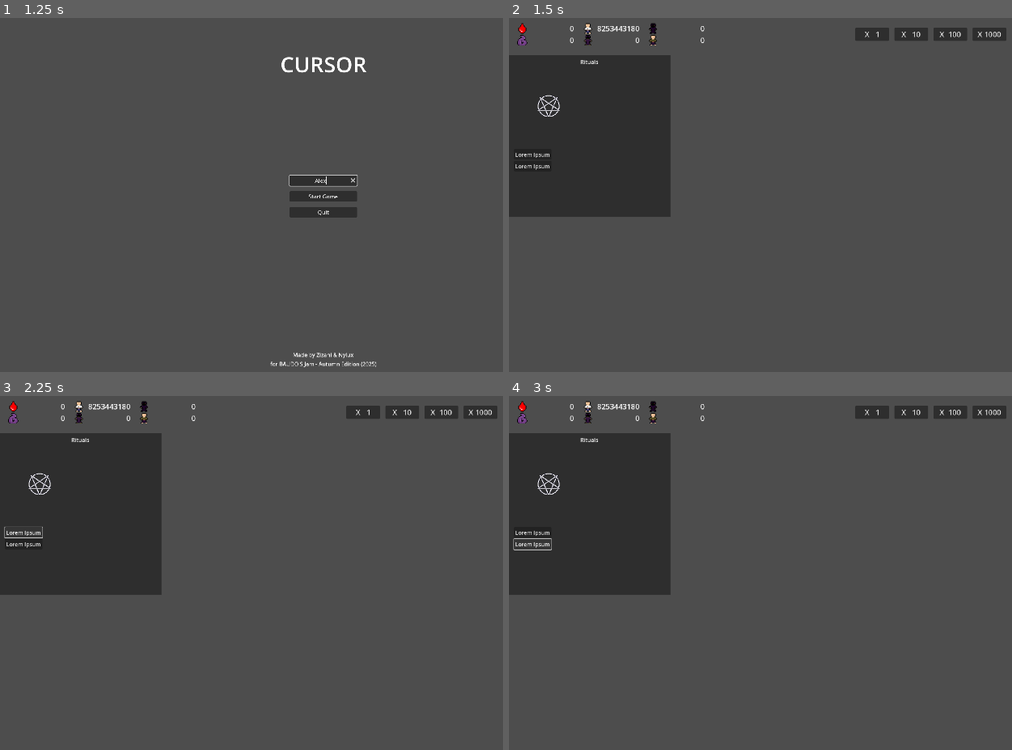
Above: before the commit, frames 1-4 (two rows, left to right).
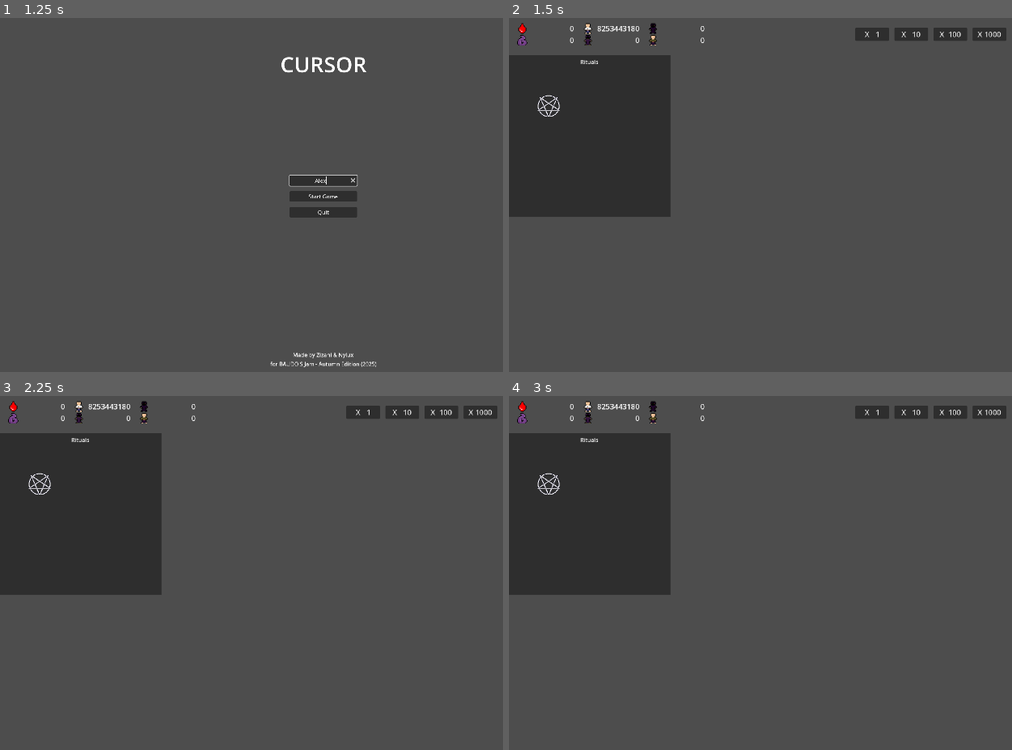
Above: after the commit, the same moments.

Repository: Nylux/CursedClicker
Game: Godot game, scene res://Scenes/main_menu.tscn
Two runs of this game, one before a commit and one after it. Both use one fixed random seed, a clock stepped at 60 frames per second and the inputs below.
Inputs (mouse positions are in pixels of both pictures, inside the frame that each line leads up to):
- Up to frame 1 (1.25 s): click (321, 180) at 0.52 s; type "Alex" at 0.6 s
- Up to frame 2 (1.5 s): click "Start Game" at 1.25 s
- Up to frame 3 (2.25 s): click (25, 534) at 2 s, where only the run before the commit has a clickable "Lorem Ipsum"
- Up to frame 4 (3 s): click (534, 544) at 2.75 s, where only the run before the commit has a clickable "Lorem Ipsum"

Frame 1 is identical in both runs. In frame 2, less than 0.1% of the frame differs, in the area x 1-9%, y 38-43%; in frame 3, 0.1%; in frame 4, 0.1%, in the area x 0-9%, y 38-44%.

Commit message:
[Minor] buttons

Diff:
--- a/Scenes/game.tscn
+++ b/Scenes/game.tscn
@@ -226,7 +226,7 @@
 [node name="SubViewport" parent="CanvasLayer/VBoxContainer/GridContainer/TemplateUi" index="0"]
 render_target_update_mode = 0
 
-[node name="TextureRect" parent="CanvasLayer/VBoxContainer/GridContainer/TemplateUi/SubViewport/Panel/VBoxContainer/HBoxContainer/VBoxContainer" index="1"]
+[node name="TextureRect" parent="CanvasLayer/VBoxContainer/GridContainer/TemplateUi/SubViewport/Panel/VBoxContainer/HBoxContainer/VBoxContainer" index="0"]
 sprites = ExtResource("6_i6g32")
 
 [node name="Control2" type="Control" parent="CanvasLayer/VBoxContainer/GridContainer"]
@@ -242,7 +242,7 @@
 [node name="SubViewport" parent="CanvasLayer/VBoxContainer/GridContainer/TemplateUi2" index="0"]
 render_target_update_mode = 0
 
-[node name="TextureRect" parent="CanvasLayer/VBoxContainer/GridContainer/TemplateUi2/SubViewport/Panel/VBoxContainer/HBoxContainer/VBoxContainer" index="1"]
+[node name="TextureRect" parent="CanvasLayer/VBoxContainer/GridContainer/TemplateUi2/SubViewport/Panel/VBoxContainer/HBoxContainer/VBoxContainer" index="0"]
 sprites = ExtResource("7_rku1e")
 
 [node name="Control3" type="Control" parent="CanvasLayer/VBoxContainer/GridContainer"]
--- a/Scenes/template_ui.tscn
+++ b/Scenes/template_ui.tscn
@@ -100,11 +100,3 @@
 
 [node name="GridContainer" type="GridContainer" parent="SubViewport/Panel/VBoxContainer/Upgrades/MarginContainer"]
 layout_mode = 2
-
-[node name="Button" type="Button" parent="SubViewport/Panel/VBoxContainer/Upgrades/MarginContainer/GridContainer"]
-layout_mode = 2
-text = "Lorem Ipsum"
-
-[node name="Button2" type="Button" parent="SubViewport/Panel/VBoxContainer/Upgrades/MarginContainer/GridContainer"]
-layout_mode = 2
-text = "Lorem Ipsum"
--- a/Scripts/altar_handler.gd
+++ b/Scripts/altar_handler.gd
@@ -10,7 +10,7 @@
 @onready var stat_placeholder = ui.get_node("SubViewport/Panel/VBoxContainer/HBoxContainer/Placeholder")
 @onready var stat = stat_container.get_node("Statistics")
 
-@export var n_stat: int = 1
+@export var stat_amount: int = 1
 
 func _ready() -> void:
 	EventBus.cultist_changed.connect(_on_cultist_changed)
@@ -28,7 +28,7 @@
 	stat.add_child(stat_title)
 
 	# stats elements
-	for i in n_stat:
+	for i in stat_amount:
 		var placeholder = Control.new()
 		placeholder.size_flags_vertical = Control.SIZE_EXPAND_FILL
 		stat.add_child(placeholder)
@@ -42,6 +42,8 @@
 	stat_placeholder.visible = false
 
 func unlock_stat(index: int) -> void:
+	if index >= stat_amount:
+		return
 	stat.get_child(1 + 2*index).visible = false
 	stat.get_child(1 + 2*index + 1).visible = true
 	stat.get_child(1 + 2*index + 1).text = "Placeholder"
--- /dev/null
+++ b/Scripts/features_utils.gd
@@ -0,0 +1,35 @@
+extends RefCounted
+
+class_name FeaturesUtils
+
+static func create_stats(container: Control, placeholder: Control, stat_amount: int):
+	container.visible = true
+	var stat = container.get_node("Statistics")
+
+	# title for stats
+	var stat_title = Label.new()
+	stat_title.size_flags_vertical = Control.SIZE_EXPAND_FILL
+	stat_title.text = "Statistics"
+	stat_title.visible = false
+	stat.add_child(stat_title)
+
+	# stats elements
+	for i in stat_amount:
+		var control = Control.new()
+		control.size_flags_vertical = Control.SIZE_EXPAND_FILL
+		stat.add_child(control)
+
+		var label = Label.new()
+		label.size_flags_vertical = Control.SIZE_EXPAND_FILL
+		label.text = "Lorem Ipsum"
+		label.visible = false
+		stat.add_child(label)
+
+	placeholder.visible = false
+
+static func create_upgrades_button(container: Control, button_amount: int) -> void:
+	for i in button_amount:
+		var btn = Button.new()
+		btn.text = "Lorem Ipsum"
+		btn.visible = false
+		container.add_child(btn)
--- a/Scripts/progression_handler.gd
+++ b/Scripts/progression_handler.gd
@@ -12,9 +12,10 @@
 			$/root/Game/CanvasLayer/VBoxContainer/GridContainer/Control.visible = false
 			$/root/Game/CanvasLayer/VBoxContainer/GridContainer/TemplateUi.visible = true
 		FeaturesGraph.PROGRESSION.RITUALS_STAT:
-			$/root/Game/RitualsHandler.create_stats()
+			$/root/Game/RitualsHandler.unlock_title()
 		FeaturesGraph.PROGRESSION.RITUALS_STAT_POWER:
 			$/root/Game/RitualsHandler.unlock_stat(0)
+			$/root/Game/RitualsHandler.unlock_button(0)
 		FeaturesGraph.PROGRESSION.RITUALS_CLICK_POWER:
 			$/root/Game/RitualsHandler.click_power_add(0.25)
 		FeaturesGraph.PROGRESSION.ALTAR:
--- a/Scripts/rituals_handler.gd
+++ b/Scripts/rituals_handler.gd
@@ -10,11 +10,12 @@
 @onready var animated_texture: AnimatedTextureRect = ui.get_node("SubViewport/Panel/VBoxContainer/HBoxContainer/VBoxContainer/TextureRect")
 @onready var stat_container = ui.get_node("SubViewport/Panel/VBoxContainer/HBoxContainer/MarginContainer")
 @onready var stat_placeholder = ui.get_node("SubViewport/Panel/VBoxContainer/HBoxContainer/Placeholder")
-@onready var stat = stat_container.get_node("Statistics")
+@onready var upgrade_container = ui.get_node("SubViewport/Panel/VBoxContainer/Upgrades/MarginContainer/GridContainer")
 
 var click_power: float = 0.5
 var current_power: float = 0.0
-@export var n_stat: int = 1
+@export var stat_amount: int = 1
+@export var button_amount: int = 1
 
 func _ready() -> void:
 	# unlock rituals at start
@@ -26,38 +27,36 @@
 
 	# setup internal logic
 	current_power = 0.0
+	FeaturesUtils.create_stats(stat_container, stat_placeholder, stat_amount)
+	FeaturesUtils.create_upgrades_button(upgrade_container, button_amount)
 
-func create_stats():
-	stat_container.visible = true
-
-	# title for stats
-	var stat_title = Label.new()
-	stat_title.size_flags_vertical = Control.SIZE_EXPAND_FILL
-	stat_title.text = "Statistics"
-	stat.add_child(stat_title)
-
-	# stats elements
-	for i in n_stat:
-		var placeholder = Control.new()
-		placeholder.size_flags_vertical = Control.SIZE_EXPAND_FILL
-		stat.add_child(placeholder)
-
-		var label = Label.new()
-		label.size_flags_vertical = Control.SIZE_EXPAND_FILL
-		label.text = "Lorem Ipsum"
-		label.visible = false
-		stat.add_child(label)
-
-	stat_placeholder.visible = false
+func unlock_title() -> void:
+	var stat = stat_container.get_node("Statistics")
+	stat.get_child(0).visible = true
 
 func unlock_stat(index: int) -> void:
+	var stat = stat_container.get_node("Statistics")
 	stat.get_child(1 + 2*index).visible = false
-	stat.get_child(1 + 2*index + 1).visible = true
-	stat.get_child(1 + 2*index + 1).text = "Click Power: %s" % click_power
+	var lbl: Label = stat.get_child(1 + 2*index + 1)
+	lbl.visible = true
 
-	click_power_changed.connect(
-		func(value: float): stat.get_child(1 + 2*index + 1).text = "Click Power: %s" % value
-	)
+	match index:
+		0:
+			lbl.text = "Click Power: %s" % click_power
+			click_power_changed.connect(_on_stat1_changed.bind(lbl))
+		_:
+			push_error("hihi")
+
+func unlock_button(index: int) -> void:
+	var btn: Button = upgrade_container.get_child(index)
+	btn.visible = true
+
+	match index:
+		0:
+			btn.text = "rituals improve click"
+			btn.pressed.connect(_on_button1_pressed.bind(btn))
+		_:
+			push_error("hihi")
 
 func _on_ui_clicked(element: AnimatedTextureRect) -> void:
 	if element != animated_texture:
@@ -74,3 +73,12 @@
 func click_power_add(amount: float):
 	click_power += amount
 	click_power_changed.emit(click_power)
+
+func _on_button1_pressed(btn: Button):
+	FeaturesGraph.rituals_improve_click1.connect_unlocked(
+		func(): btn.visible = false
+	)
+	FeaturesGraph.unlock_node(FeaturesGraph.rituals_improve_click1)
+
+func _on_stat1_changed(value: float, lbl: Label):
+	lbl.text = "Click Power: %s" % value
Not shown, added: Scripts/features_utils.gd.uid
Not shown, changed: .gitignore
